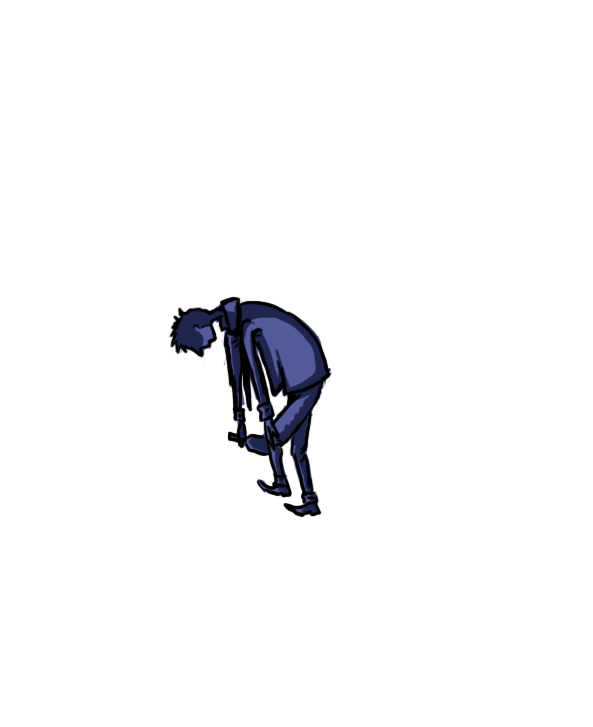
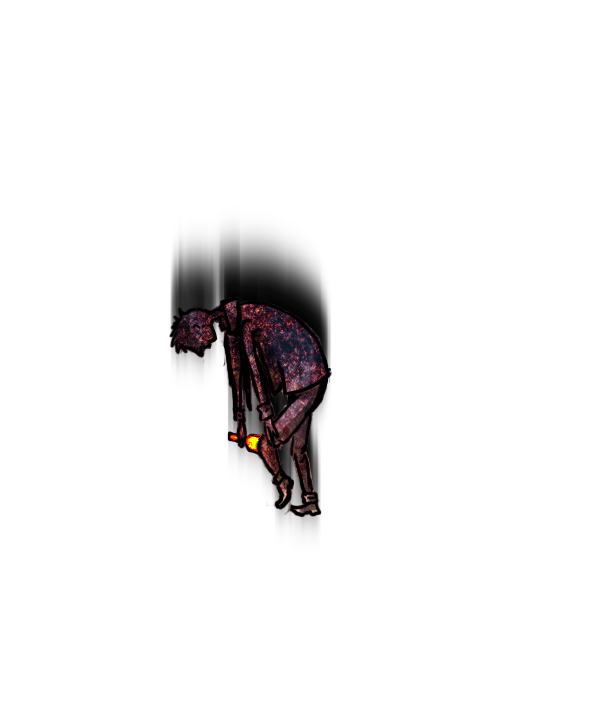
Revision of a layered 593×727 image; what changed, layer by layer:
added group "bottle" with 9 layers above "Layer 1" over (173, 312, 327, 513)
added layer "skygge" (52%) in group "bottle" over (173, 312, 327, 513)
added layer "Layer 6" (vivid light) in group "bottle" over (229, 434, 269, 455)
added layer "Layer 6 copy" (vivid light) in group "bottle" over (229, 434, 269, 455)
added layer "Layer 6 copy 7" (vivid light) in group "bottle" over (229, 434, 269, 455)
added layer "Layer 6 copy 6" (vivid light) in group "bottle" over (229, 434, 269, 455)
added layer "Layer 6 copy 5" (vivid light) in group "bottle" over (229, 434, 269, 455)
added layer "Layer 6 copy 4" (vivid light) in group "bottle" over (229, 434, 269, 455)
added layer "Layer 6 copy 3" (vivid light) in group "bottle" over (229, 434, 269, 455)
added layer "Layer 6 copy 2" (vivid light) in group "bottle" over (229, 434, 269, 455)
painted on "Layer 1" over (255, 376, 329, 515)
added layer "BURN" (hard light, 97%) above "Layer 4" over (169, 296, 332, 518)
added layer "Layer 4" (85%) above "Layer 3" over (169, 296, 332, 518)
painted on "Layer 2" over (171, 298, 330, 515)
removed layer "Layer 0" over (171, 298, 330, 515)
added layer "Layer 5 copy" above "Layer 5" over (169, 229, 332, 547)
added layer "Layer 5" over (169, 213, 332, 531)
